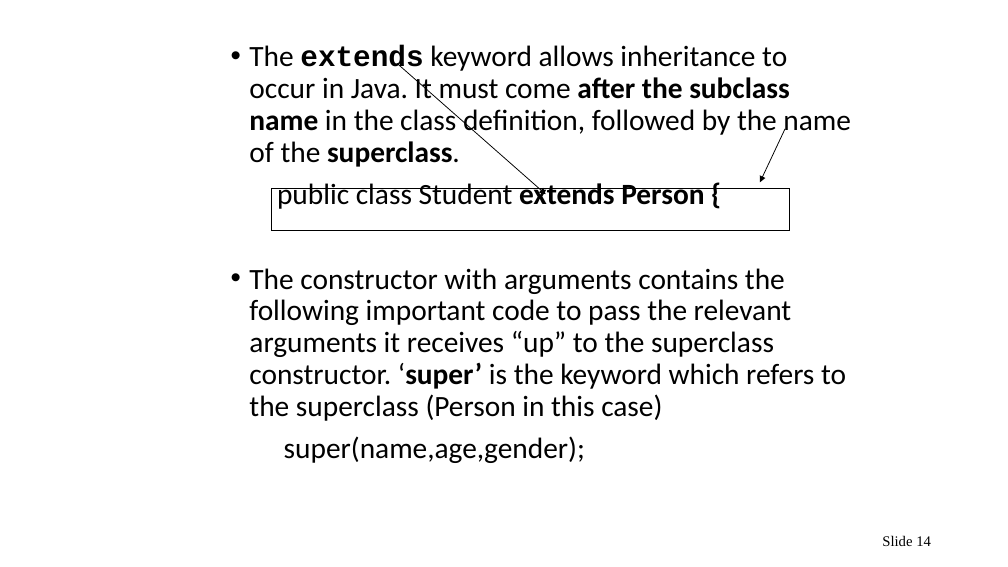
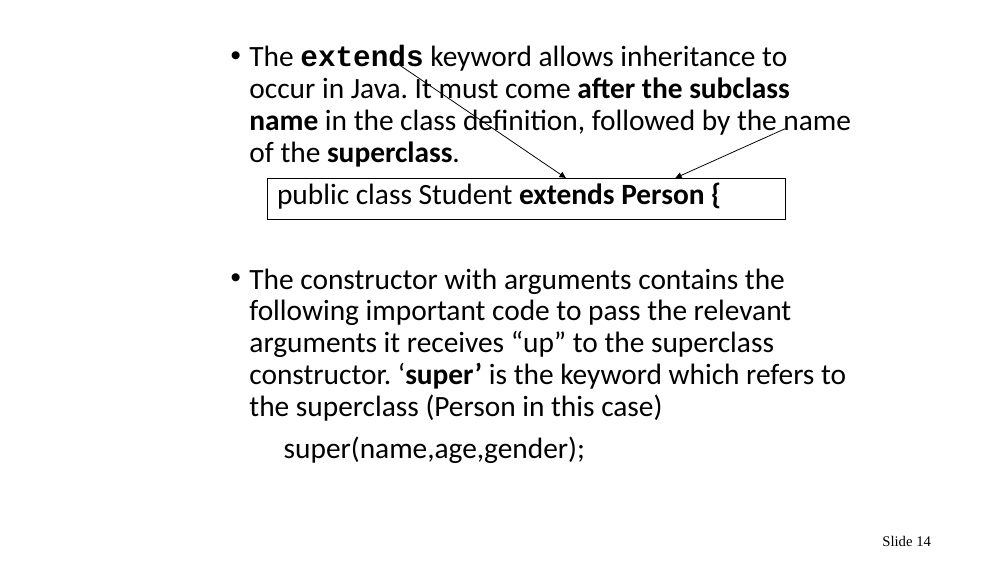
Before and after one commit to Christoricus/software_ittralee, a slide deck: slide 14 of Semester 3/OOP2/Notes/6_Basics of Inheritance.pptx. Drawn at 1008x567 pixels with LibreOffice and Linux fonts; fonts in the diff are those of the drawing. Boxes give left, top, right and bottom in pixels: in the first picture for what was removed or moved away, otherwise in the second. Text is boxed around its words. In the diff, an @@ line names an element or a change of style, - is before the commit and + after.

```diff
--- a/Semester 3/OOP2/Notes/6_Basics of Inheritance.pptx
+++ b/Semester 3/OOP2/Notes/6_Basics of Inheritance.pptx
@@ arrow moved from (397, 64) - (546, 194) to (397, 64) - (566, 178) @@
@@ arrow moved from (786, 129) - (760, 182) to (786, 129) - (675, 178) @@
@@ rectangle: place and size @@
-rectangle at (272, 188, 790, 230)
+rectangle at (267, 178, 785, 219)
```
Also in this commit, not shown: 1 other slide changed, 27 other files.
